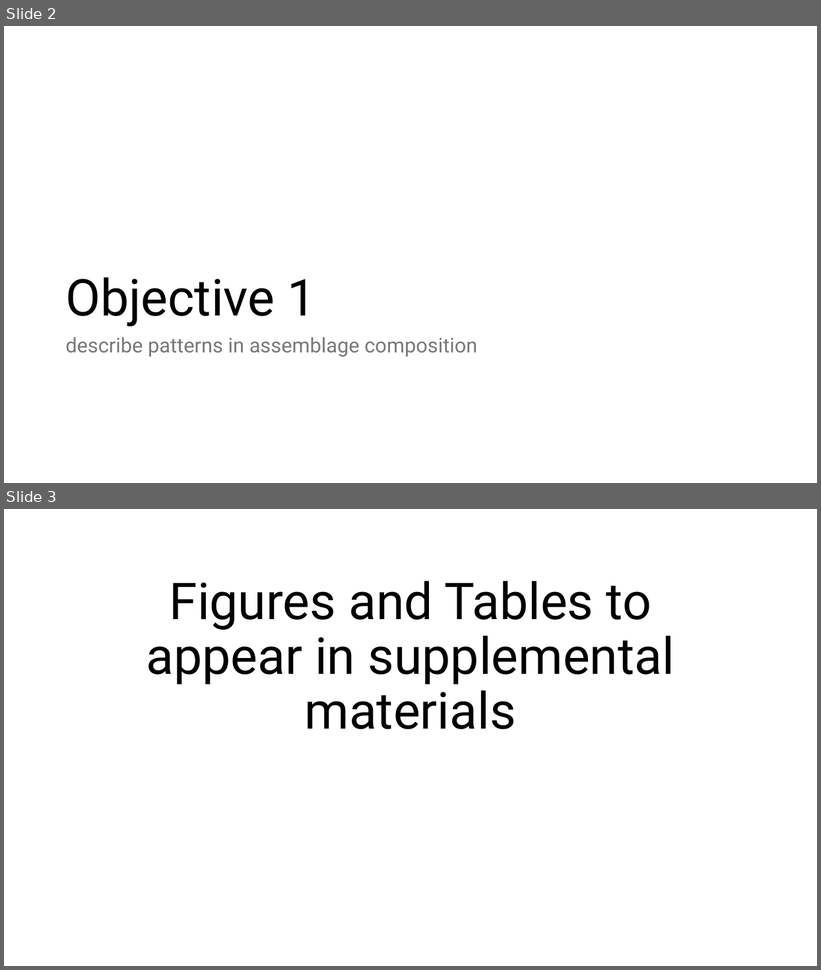
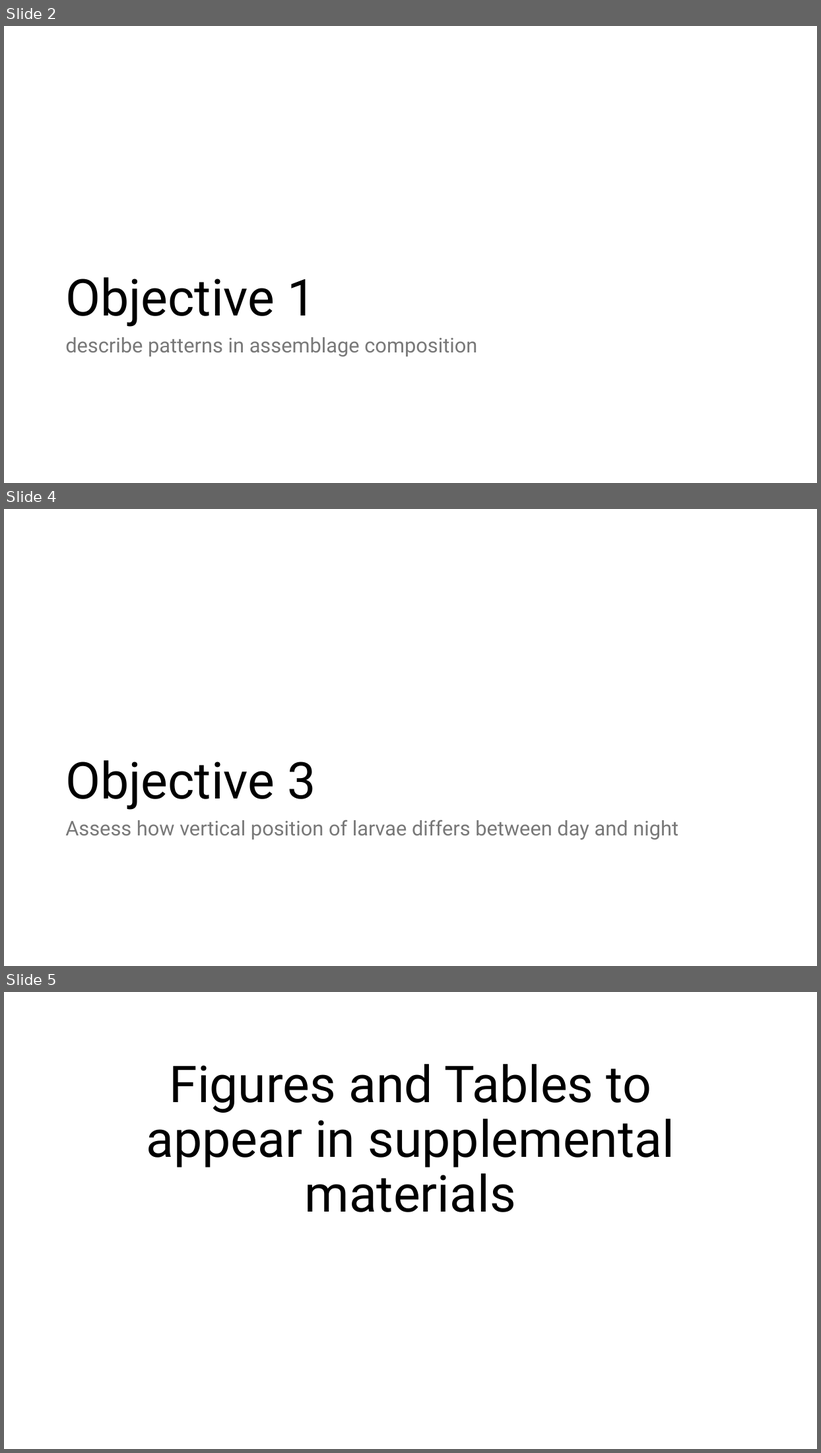
Before and after one commit to LukeABobay/larval-fish-community-analysis, a slide deck: Project Figures and Tables in order.pptx. Shown one above the other, each under a label of ours: slides 2 and 3 before the commit, slides 2, 4 and 5 after it; the slides between them are not shown. The pictures are 821x970 and 821x1453 pixels, drawn with LibreOffice and Linux fonts; fonts in the diff are those of the drawing. Boxes give left, top, right and bottom in pixels: in the first picture for what was removed or moved away, otherwise in the second. Text is boxed around its words. In the diff, an @@ line names an element or a change of style, - is before the commit and + after.

```diff
--- a/Project Figures and Tables in order.pptx
+++ b/Project Figures and Tables in order.pptx
@@ slide 4 added at box(4, 509, 817, 966), background #FFFFFF @@
@@ title added at box(65, 760, 316, 810), 60 pt, text #000000 @@
+Objective 3
@@ text added at box(65, 820, 679, 840), 24 pt, text #797979 @@
+Assess how vertical position of larvae differs between day and night
@@ what was slide 3 is now slide 5 @@
```
Also in this commit, not shown: 4 slides changed, 1 other slide added, 1 other file.
